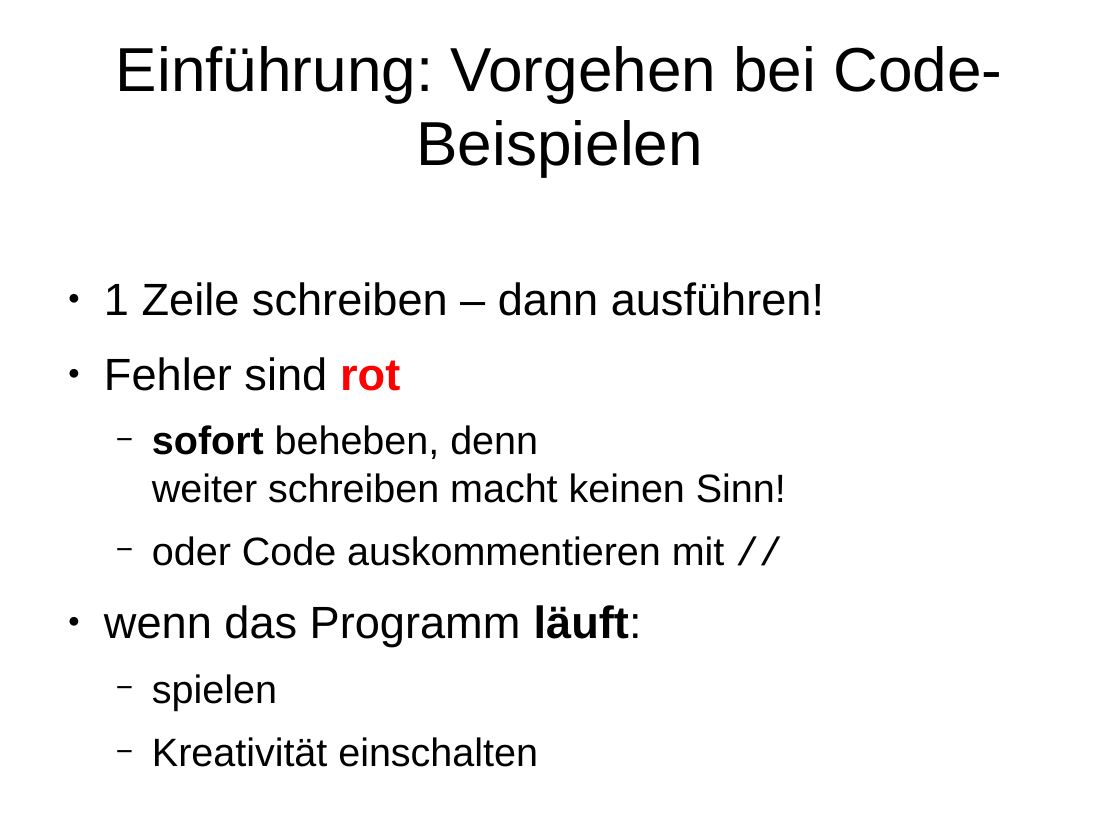
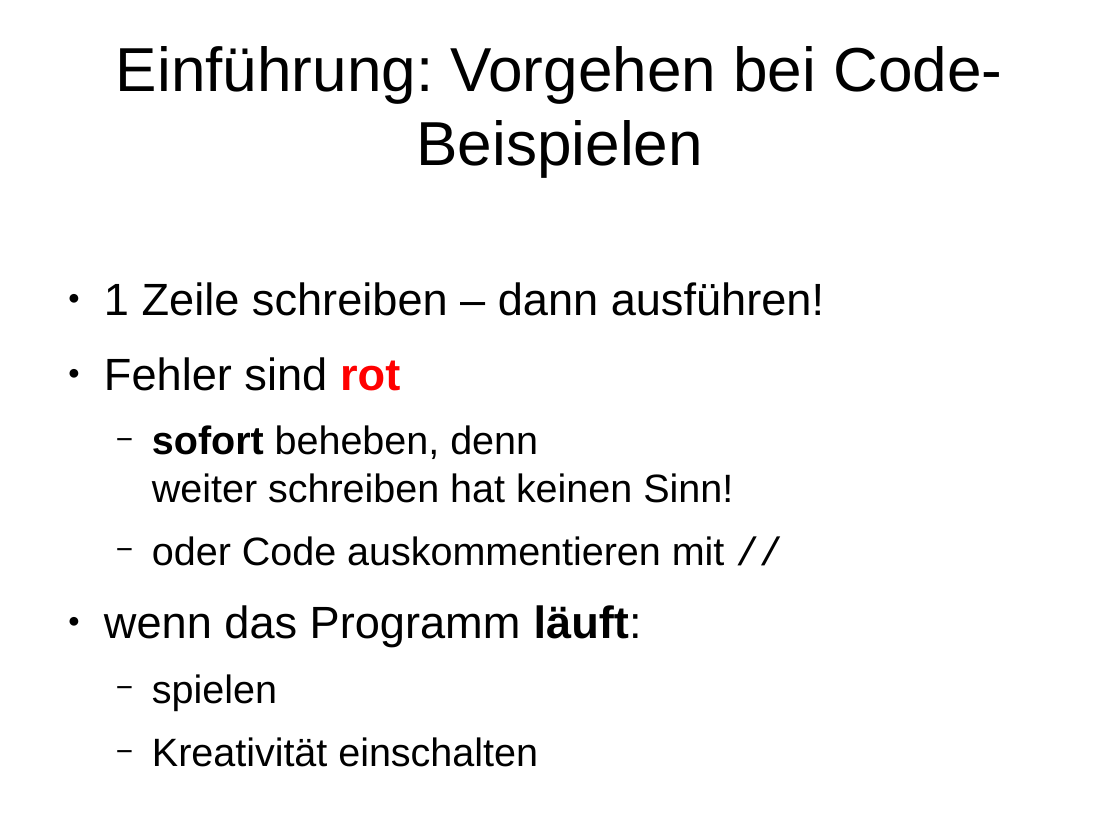
Before and after one commit to mn-io/hello-java, a slide deck: slide 10 of Folien.odp. Drawn at 1120x840 pixels with LibreOffice and Linux fonts; fonts in the diff are those of the drawing. Boxes give left, top, right and bottom in pixels: in the first picture for what was removed or moved away, otherwise in the second. Text is boxed around its words. In the diff, an @@ line names an element or a change of style, - is before the commit and + after.

```diff
--- a/Folien.odp
+++ b/Folien.odp
@@ text at bbox=[152, 425, 733, 503]: text changed @@
-  − sofort beheben, denn
-    weiter schreiben macht keinen Sinn!
+  − sofort beheben, denn
+    weiter schreiben hat keinen Sinn!
```
Also in this commit, not shown: 7 other slides changed, 1 other file.
